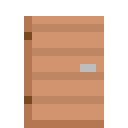
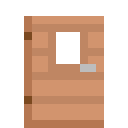
Comparing the layer stacks of the two (128, 128) images. Changes:
painted on "acacia_door.png" over (48, 32, 88, 72)
